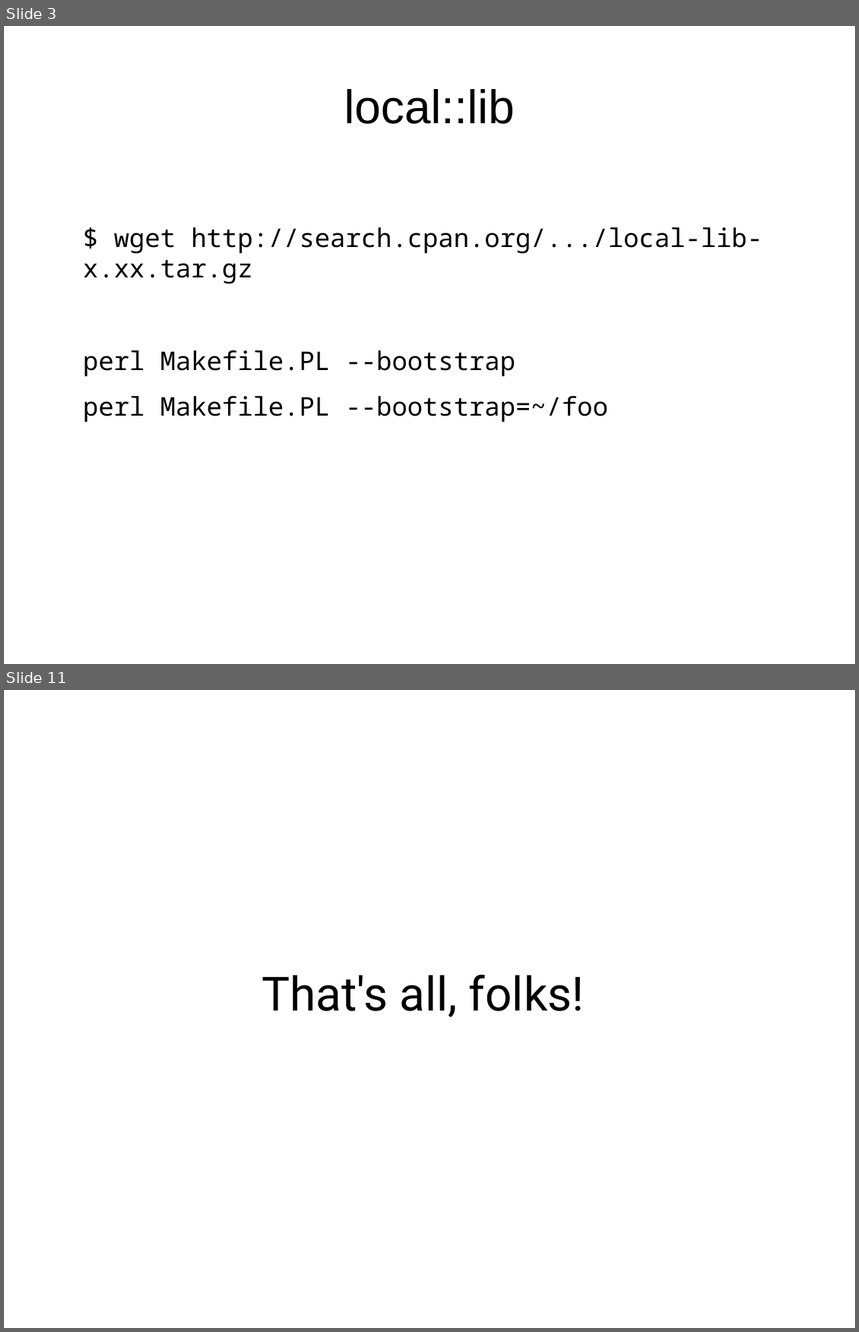
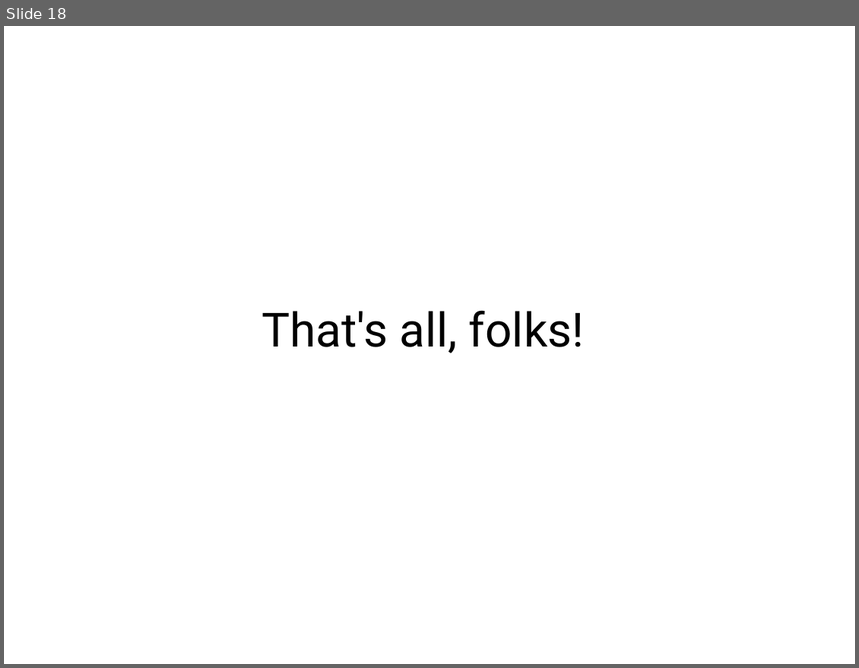
Before and after one commit to erezschatz/Presentation, a slide deck: tools.odp. Shown one above the other, each under a label of ours: slides 3 and 11 before the commit, slide 18 after it; the slides between them are not shown. The pictures are 859x1332 and 859x668 pixels, drawn with LibreOffice and Linux fonts; fonts in the diff are those of the drawing. Boxes give left, top, right and bottom in pixels: in the first picture for what was removed or moved away, otherwise in the second. Text is boxed around its words. In the diff, an @@ line names an element or a change of style, - is before the commit and + after.

```diff
--- a/tools.odp
+++ b/tools.odp
@@ slide 3 removed at bbox=[4, 26, 855, 664], background #FFFFFF @@
@@ title removed at bbox=[344, 89, 515, 124] @@
-local::lib
@@ text removed at bbox=[83, 227, 762, 422] @@
-$ wget http://search.cpan.org/.../local-lib-x.xx.tar.gz
-perl Makefile.PL --bootstrap
-perl Makefile.PL --bootstrap=~/foo
@@ what was slide 11 is now slide 18 @@
```
Also in this commit, not shown: 17 slides added, 9 other slides removed, 1 other file.
